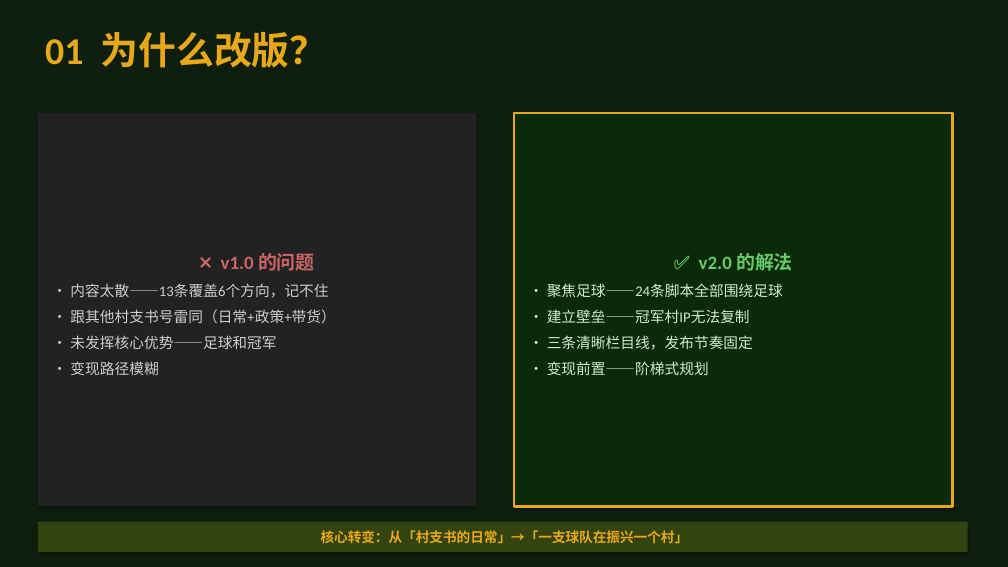
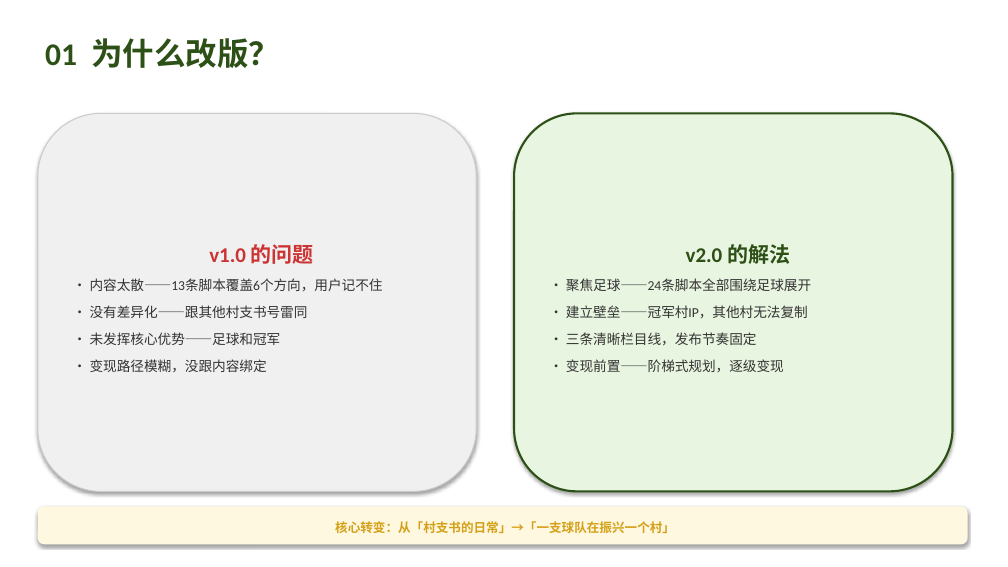
Before and after one commit to 975801846-star/workspace-outputs, a slide deck: slide 2 of tunjunying/plan_v2.pptx. Drawn at 1008x567 pixels with LibreOffice and Linux fonts; fonts in the diff are those of the drawing. Boxes give left, top, right and bottom in pixels: in the first picture for what was removed or moved away, otherwise in the second. Text is boxed around its words. In the diff, an @@ line names an element or a change of style, - is before the commit and + after.

Commit message:
v2.0重构: 精美化PPT(15页v1设计语言) + 纯文本脚本(24条无markdown)

```diff
--- a/tunjunying/plan_v2.pptx
+++ b/tunjunying/plan_v2.pptx
@@ background #0F1F0F to #FFFFFF @@
@@ text "01 为什么改版？" at bbox=[45, 38, 280, 68]: size 36 to 30 pt, text colour #E8A817 to #2D5016 @@
@@ rounded rectangle "v1.0 的问题": place and size @@
-rounded rectangle "v1.0 的问题" at bbox=[38, 113, 476, 507]
+rounded rectangle "v1.0 的问题" at bbox=[38, 113, 476, 492]
@@ rounded rectangle "v1.0 的问题" at bbox=[38, 113, 476, 492]: rectangle to rounded rectangle; fill #222222 to #F0F0F0; outline none to #CCCCCC 1 pt @@
@@ rounded rectangle "v2.0 的解法": place and size @@
-rounded rectangle "v2.0 的解法" at bbox=[514, 113, 953, 507]
+rounded rectangle "v2.0 的解法" at bbox=[514, 113, 953, 492]
@@ rounded rectangle "v2.0 的解法" at bbox=[514, 113, 953, 492]: rectangle to rounded rectangle; fill #0A2A0A to #E8F5E0; outline #E8A817 2 pt to #2D5016 2 pt @@
@@ text in rounded rectangle at bbox=[90, 244, 383, 318]: text changed; size 14 to 13 pt; text colour #CCCCCC to #333333 @@
-❌ v1.0 的问题
-• 内容太散——13条覆盖6个方向，记不住
-• 跟其他村支书号雷同（日常+政策+带货）
+v1.0 的问题
+• 内容太散——13条脚本覆盖6个方向，用户记不住
+• 没有差异化——跟其他村支书号雷同
@@ text in rounded rectangle at bbox=[566, 244, 811, 318]: text changed; size 14 to 13 pt; text colour #CCEECC to #333333 @@
-✅ v2.0 的解法
-• 聚焦足球——24条脚本全部围绕足球
-• 建立壁垒——冠军村IP无法复制
+v2.0 的解法
+• 聚焦足球——24条脚本全部围绕足球展开
+• 建立壁垒——冠军村IP，其他村无法复制
@@ text in rounded rectangle at bbox=[90, 359, 267, 372]: text changed; size 14 to 13 pt; text colour #CCCCCC to #333333 @@
-• 变现路径模糊
+• 变现路径模糊，没跟内容绑定
@@ text in rounded rectangle at bbox=[90, 332, 281, 345]: size 14 to 13 pt, text colour #CCCCCC to #333333 in "• 未发挥核心优势——足球和冠军"; more space between paragraphs @@
@@ text in rounded rectangle at bbox=[566, 359, 784, 372]: text changed; size 14 to 13 pt; text colour #CCEECC to #333333 @@
-• 变现前置——阶梯式规划
+• 变现前置——阶梯式规划，逐级变现
@@ text in rounded rectangle at bbox=[566, 332, 757, 345]: size 14 to 13 pt, text colour #CCEECC to #333333 in "• 三条清晰栏目线，发布节奏固定"; more space between paragraphs @@
@@ rounded rectangle "核心转变：从「村支书的日常」→「一支球队在振兴一个村」": place and size @@
-rounded rectangle "核心转变：从「村支书的日常」→「一支球队在振兴一个村」" at bbox=[38, 522, 968, 552]
+rounded rectangle "核心转变：从「村支书的日常」→「一支球队在振兴一个村」" at bbox=[38, 507, 968, 544]
@@ rounded rectangle "核心转变：从「村支书的日常」→「一支球队在振兴一个村」" at bbox=[38, 507, 968, 544]: size 13 to 12 pt, text colour #E8A817 to #D4A017; rectangle to rounded rectangle; fill #334411 to #FFF8E1 @@
```
Also in this commit, not shown: 10 other slides changed, 4 slides added, 1 other file.
